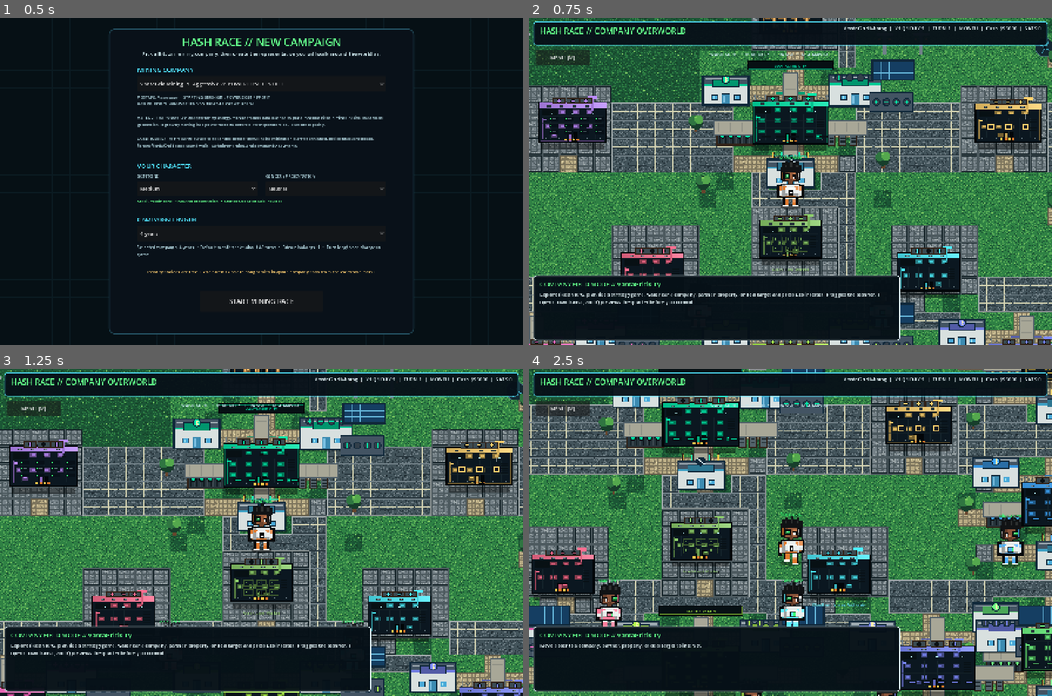
Above: before the commit, frames 1-4 (two rows, left to right).
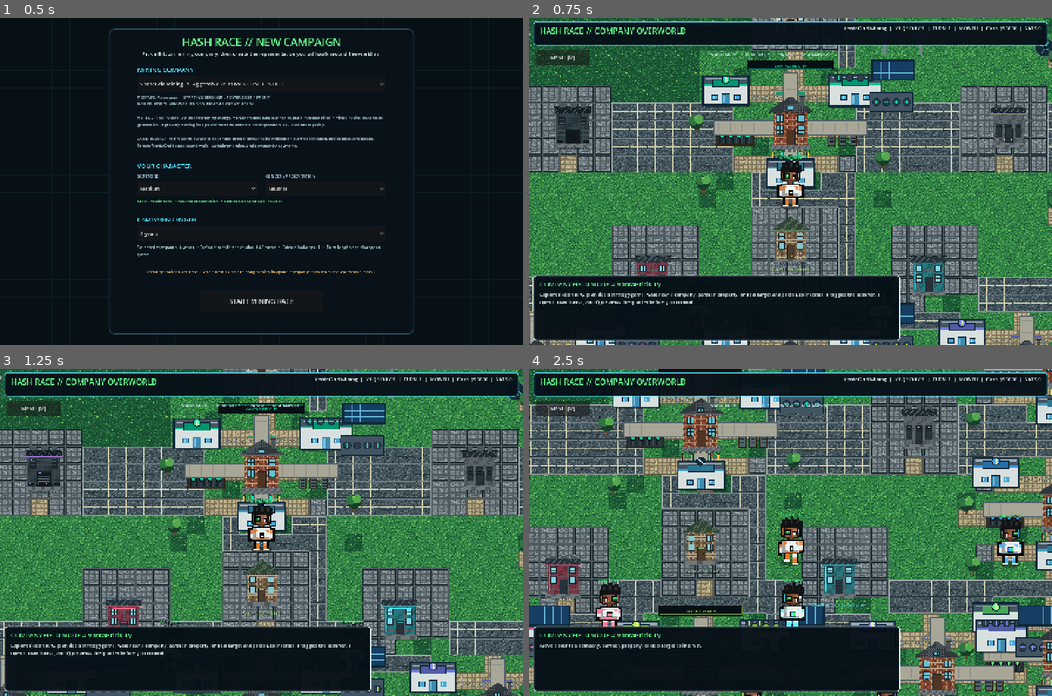
Above: after the commit, the same moments.

Repository: 1freetech/HashRace
Game: Godot game, scene res://scenes/campaign_setup.tscn
Same seed, same stepped clock (60 frames per second), same inputs: the game is played once before the commit and once after it.
Inputs (mouse positions are in pixels of both pictures, inside the frame that each line leads up to):
- Up to frame 1 (0.5 s): no input
- Up to frame 2 (0.75 s): click "START MINING RACE" at 0.5 s
- Up to frame 3 (1.25 s): no input
- Up to frame 4 (2.5 s): tap Enter at 1.25, 2.1 s; move the mouse to (905, 516) at 1.27 s; hold D 1.28-2.03 s; tap E at 1.35 s; click (905, 516) at 1.42 s; tap Space at 1.52, 2.27 s; move the mouse to (685, 548) at 2.02 s; hold S from 2.03 s (still down)

Frame 1 is identical in both runs. In frame 2, 9.9% of the frame differs, in the area x 0-100%, y 0-100%; in frame 3, 11%; in frame 4, 13%.

Commit message:
Hash Race v0.055 — procedural building renderer
Integrate code-generated detailed building facades into the live overworld, preserve wide spacing and clean labels, update the visual contract, and advance the game to v0.055.

Diff:
--- a/Godot/scenes/world.tscn
+++ b/Godot/scenes/world.tscn
@@ -1,7 +1,7 @@
 [gd_scene load_steps=3 format=3]
 
-; world_v053.gd -> world_character_detail.gd -> world_customization.gd -> world_texture_spacing.gd -> world_ui_compact.gd -> world_pixel_landscape.gd -> world_target_composition.gd -> world_player_sprite.gd -> world_visual_detail.gd -> world_company_effects.gd keeps the full mining simulation while adding wider building spacing, richer terrain texture, clean neon character labels, a playable cash-priced wardrobe and the new shared high-detail player/NPC pixel build.
-[ext_resource path="res://scripts/world_v053.gd" type="Script" id="1_world"]
+; world_v055.gd -> world_v053.gd -> world_character_detail.gd -> world_customization.gd -> world_texture_spacing.gd -> world_ui_compact.gd -> world_pixel_landscape.gd -> world_target_composition.gd -> world_player_sprite.gd -> world_visual_detail.gd -> world_company_effects.gd keeps the full mining simulation while adding wider building spacing, richer terrain texture, clean neon character labels, detailed player/NPC operators, and cached procedural building facades.
+[ext_resource path="res://scripts/world_v055.gd" type="Script" id="1_world"]
 [ext_resource path="res://scripts/live_treasury_controls.gd" type="Script" id="2_treasury"]
 
 [node name="HashRaceRPGStrategyWorld" type="Node2D"]
@@ -36,5 +36,5 @@
 offset_bottom = 500.0
 theme_override_colors/font_color = Color(0.745, 0.91, 0.94, 1)
 theme_override_font_sizes/font_size = 16
-text = "Building textured terrain, wider-spaced campuses, roads, water, mining facilities, detailed player/NPC operators, neon character labels and compact on-demand UI...\n\nIf this screen remains, the world controller failed to initialize."
+text = "Building textured terrain, wider-spaced campuses, roads, water, procedural detailed facilities, player/NPC operators, neon character labels and compact on-demand UI...\n\nIf this screen remains, the world controller failed to initialize."
 horizontal_alignment = 1
--- /dev/null
+++ b/Godot/scripts/procedural_building_renderer.gd
@@ -0,0 +1,285 @@
+extends RefCounted
+class_name HashRaceProceduralBuildingRenderer
+
+# Hash Race v0.055 procedural building renderer.
+# Creates crisp 96x128 RGBA facade textures in code. The design adapts the
+# supplied create_building_image() approach: masonry courses, pitched/flat
+# roofs, foundations, framed windows, doors, vents and per-building accents.
+
+const WIDTH: int = 96
+const HEIGHT: int = 128
+
+static func create_building_texture(accent: Color, style: String, seed: int = 0) -> ImageTexture:
+    return ImageTexture.create_from_image(create_building_image(accent, style, seed))
+
+static func create_building_image(accent: Color = Color("39ff75"), style: String = "hq", seed: int = 0) -> Image:
+    var img := Image.create(WIDTH, HEIGHT, false, Image.FORMAT_RGBA8)
+    img.fill(Color(0.0, 0.0, 0.0, 0.0))
+
+    var palette: Dictionary = _palette_for(style, accent)
+    _draw_ground_shadow(img)
+    _draw_foundation(img, palette["foundation"], palette["foundation_dark"])
+    _draw_wall(img, style, palette["wall"], palette["wall_dark"], palette["mortar"])
+    _draw_roof(img, style, palette["roof"], palette["roof_high"], accent, seed)
+    _draw_door(img, style, palette["door"], palette["frame"], accent)
+    _draw_windows_or_intakes(img, style, palette["glass"], palette["frame"], accent, seed)
+    _draw_style_details(img, style, accent, palette["frame"], seed)
+    return img
+
+static func _palette_for(style: String, accent: Color) -> Dictionary:
+    var palette := {
+        "wall": Color("8d4e32"),
+        "wall_dark": Color("6f3628"),
+        "mortar": Color("b8a487"),
+        "roof": Color("30383d"),
+        "roof_high": Color("59656b"),
+        "frame": Color("1c252a"),
+        "glass": Color("65bdd2"),
+        "foundation": Color("6e777b"),
+        "foundation_dark": Color("4e565a"),
+        "door": Color("4f3424")
+    }
+    match style:
+        "partner":
+            palette["wall"] = accent.darkened(0.50)
+            palette["wall_dark"] = accent.darkened(0.68)
+            palette["mortar"] = Color("76858b")
+            palette["roof"] = Color("263239")
+            palette["roof_high"] = Color("5f717a")
+            palette["glass"] = Color("7ed6e7")
+            palette["door"] = Color("263239")
+        "machine":
+            palette["wall"] = Color("314047")
+            palette["wall_dark"] = Color("1b282e")
+            palette["mortar"] = Color("617078")
+            palette["roof"] = Color("141f24")
+            palette["roof_high"] = Color("4f6068")
+            palette["glass"] = Color("39ff75")
+            palette["door"] = Color("11191d")
+        "power":
+            palette["wall"] = Color("59636a")
+            palette["wall_dark"] = Color("353f45")
+            palette["mortar"] = Color("7f8d93")
+            palette["roof"] = Color("202a2f")
+            palette["roof_high"] = Color("66757c")
+            palette["glass"] = Color("ffd36e")
+            palette["door"] = Color("242e33")
+        "bank":
+            palette["wall"] = Color("8d877d")
+            palette["wall_dark"] = Color("68635d")
+            palette["mortar"] = Color("b9b1a4")
+            palette["roof"] = Color("3a4146")
+            palette["roof_high"] = Color("6a7479")
+            palette["glass"] = Color("a4d6df")
+            palette["door"] = Color("4c3524")
+        "land":
+            palette["wall"] = Color("7d684c")
+            palette["wall_dark"] = Color("5d4b37")
+            palette["mortar"] = Color("b6a88d")
+            palette["roof"] = Color("314437")
+            palette["roof_high"] = Color("5d7d63")
+            palette["glass"] = Color("86c7cf")
+            palette["door"] = Color("4b3c2c")
+        _:
+            pass
+    return palette
+
+static func _draw_ground_shadow(img: Image) -> void:
+    var shadow := Color(0.09, 0.13, 0.15, 0.55)
+    for y in range(118, 124):
+        var inset: int = (y - 118) * 3
+        for x in range(7 + inset, 89 - inset):
+            if (x + y) % 2 == 0:
+                img.set_pixel(x, y, shadow)
+
+static func _draw_foundation(img: Image, base: Color, dark: Color) -> void:
+    for y in range(108, 120):
+        for x in range(8, 88):
+            img.set_pixel(x, y, base if (x + y) % 3 != 0 else dark)
+    for y in range(105, 109):
+        for x in range(34, 62):
+            img.set_pixel(x, y, base.lightened(0.10))
+
+static func _draw_wall(img: Image, style: String, wall: Color, wall_dark: Color, mortar: Color) -> void:
+    var masonry: bool = style in ["hq", "bank", "land"]
+    for y in range(40, 110):
+        for x in range(12, 84):
+            if masonry:
+                var row: int = int((y - 40) / 6)
+                var offset: int = 4 if row % 2 == 1 else 0
+                var is_mortar_y: bool = (y - 40) % 6 == 0
+                var is_mortar_x: bool = (x - 12 + offset) % 8 == 0
+                if is_mortar_x or is_mortar_y:
+                    img.set_pixel(x, y, mortar)
+                else:
+                    var brick_cell: int = int((x - 12 + offset) / 8) + row
+                    img.set_pixel(x, y, wall if brick_cell % 2 == 0 else wall_dark)
+            else:
+                var panel_line: bool = ((x - 12) % 12 == 0) or ((y - 40) % 10 == 0)
+                var fill_color: Color = wall if (x + y) % 5 != 0 else wall_dark
+                img.set_pixel(x, y, mortar.darkened(0.30) if panel_line else fill_color)
+
+static func _draw_roof(img: Image, style: String, roof: Color, roof_high: Color, accent: Color, seed: int) -> void:
+    if style in ["hq", "bank", "land"]:
+        for y in range(10, 43):
+            var half_width: int = mini(44, maxi(2, int(float(y - 8) * 1.45)))
+            var left: int = maxi(3, 48 - half_width)
+            var right: int = mini(92, 48 + half_width)
+            for x in range(left, right + 1):
+                img.set_pixel(x, y, roof_high if (x + y + seed) % 5 == 0 else roof)
+        for x in range(4, 92):
+            img.set_pixel(x, 42, roof_high)
+            if x % 2 == 0:
+                img.set_pixel(x, 43, Color("20292e"))
+        if style == "hq":
+            for y in range(9, 29):
+                for x in range(68, 77):
+                    img.set_pixel(x, y, Color("4a5257"))
+            for x in range(66, 79):
+                img.set_pixel(x, 8, Color("252d31"))
+                img.set_pixel(x, 9, Color("252d31"))
+    else:
+        for y in range(27, 43):
+            for x in range(7, 89):
+                img.set_pixel(x, y, roof_high if (x + y + seed) % 7 == 0 else roof)
+        for x in range(5, 91):
+            img.set_pixel(x, 27, Color("151e22"))
+            img.set_pixel(x, 42, accent.darkened(0.18))
+        for unit in range(3):
+            var ux: int = 19 + unit * 24
+            for y in range(19, 28):
+                for x in range(ux, ux + 12):
+                    img.set_pixel(x, y, Color("47565d"))
+            for x in range(ux + 2, ux + 10):
+                img.set_pixel(x, 20, Color("7d8d94"))
+
+static func _draw_door(img: Image, style: String, door: Color, frame: Color, accent: Color) -> void:
+    var left: int = 39
+    var right: int = 57
+    if style == "machine":
+        left = 32
+        right = 64
+    for y in range(78, 110):
+        for x in range(left + 1, right):
+            img.set_pixel(x, y, door)
+    for y in range(76, 110):
+        img.set_pixel(left, y, frame)
+        img.set_pixel(right, y, frame)
+    for x in range(left, right + 1):
+        img.set_pixel(x, 76, frame)
+    if style == "machine":
+        for y in range(82, 107, 5):
+            for x in range(left + 3, right - 2):
+                img.set_pixel(x, y, Color("5c6b72"))
+        for x in range(left + 4, left + 10):
+            img.set_pixel(x, 79, accent)
+    else:
+        img.set_pixel(right - 4, 94, Color("151a1d"))
+        img.set_pixel(right - 3, 94, Color("151a1d"))
+        img.set_pixel(right - 4, 95, Color("151a1d"))
+        for x in range(left + 3, right - 2):
+            img.set_pixel(x, 80, accent.darkened(0.12))
+
+static func _draw_windows_or_intakes(img: Image, style: String, glass: Color, frame: Color, accent: Color, seed: int) -> void:
+    if style == "power":
+        for cabinet in range(3):
+            var cx: int = 17 + cabinet * 23
+            for y in range(66, 99):
+                for x in range(cx, cx + 16):
+                    img.set_pixel(x, y, Color("26343a"))
+            for x in range(cx, cx + 16):
+                img.set_pixel(x, 66, frame)
+                img.set_pixel(x, 98, frame)
+            for y in range(66, 99):
+                img.set_pixel(cx, y, frame)
+                img.set_pixel(cx + 15, y, frame)
+            for slit in range(4):
+                var sy: int = 72 + slit * 5
+                for x in range(cx + 3, cx + 13):
+                    img.set_pixel(x, sy, Color("10191d"))
+            img.set_pixel(cx + 7, 69, accent)
+            img.set_pixel(cx + 8, 69, accent)
+        return
+
+    if style == "machine":
+        for box_x in [17, 65]:
+            for y in range(49, 69):
+                for x in range(box_x, box_x + 14):
+                    img.set_pixel(x, y, frame)
+            for y in range(52, 67, 4):
+                for x in range(box_x + 2, box_x + 12):
+                    img.set_pixel(x, y, Color("46585f"))
+            img.set_pixel(box_x + 3, 50, accent)
+        return
+
+    var windows: Array[Dictionary] = [
+        {"x": 18, "y": 70, "w": 16, "h": 18},
+        {"x": 62, "y": 70, "w": 16, "h": 18},
+        {"x": 18, "y": 48, "w": 16, "h": 16},
+        {"x": 62, "y": 48, "w": 16, "h": 16}
+    ]
+    if style == "hq":
+        windows.append({"x": 41, "y": 29, "w": 14, "h": 10})
+
+    for win in windows:
+        var wx: int = int(win["x"])
+        var wy: int = int(win["y"])
+        var ww: int = int(win["w"])
+        var wh: int = int(win["h"])
+        for y in range(wy, wy + wh):
+            for x in range(wx, wx + ww):
+                img.set_pixel(x, y, frame)
+        for y in range(wy + 2, wy + wh - 2):
+            for x in range(wx + 2, wx + ww - 2):
+                img.set_pixel(x, y, glass.lightened(0.20) if (x + y + seed) % 11 == 0 else glass)
+        var mid_x: int = wx + int(ww / 2)
+        var mid_y: int = wy + int(wh / 2)
+        for y in range(wy + 2, wy + wh - 2):
+            img.set_pixel(mid_x, y, frame)
+        for x in range(wx + 2, wx + ww - 2):
+            img.set_pixel(x, mid_y, frame)
+
+static func _draw_style_details(img: Image, style: String, accent: Color, frame: Color, seed: int) -> void:
+    match style:
+        "hq":
+            for box_x in [18, 62]:
+                for y in range(88, 92):
+                    for x in range(box_x, box_x + 16):
+                        img.set_pixel(x, y, Color("5d412a"))
+                for i in range(4):
+                    img.set_pixel(box_x + 3 + i * 3, 87, accent.darkened(0.35))
+                    img.set_pixel(box_x + 4 + i * 3, 86, accent)
+        "partner":
+            for y in range(47, 105):
+                img.set_pixel(16, y, accent)
+                img.set_pixel(17, y, accent.darkened(0.22))
+            for x in range(22, 74):
+                img.set_pixel(x, 47, accent.darkened(0.05))
+        "machine":
+            for rack in range(4):
+                var rx: int = 14 + rack * 19
+                for y in range(102, 107):
+                    for x in range(rx, rx + 13):
+                        img.set_pixel(x, y, Color("10181c"))
+                img.set_pixel(rx + 2, 103, accent)
+                img.set_pixel(rx + 3, 103, accent)
+        "power":
+            for x in range(13, 84, 8):
+                var stripe_on: bool = (int((x + seed) / 8) % 2) == 0
+                img.set_pixel(x, 103, accent if stripe_on else frame)
+                img.set_pixel(x + 1, 103, accent if stripe_on else frame)
+        "bank":
+            for column_x in [19, 31, 65, 77]:
+                for y in range(61, 109):
+                    img.set_pixel(column_x, y, Color("d0c7b7"))
+                    img.set_pixel(column_x + 1, y, Color("908a81"))
+            for x in range(14, 83):
+                img.set_pixel(x, 58, accent.darkened(0.30))
+                img.set_pixel(x, 59, accent.darkened(0.45))
+        "land":
+            for x in range(14, 83, 7):
+                img.set_pixel(x, 104, accent.darkened(0.12))
+                if x + 1 < 84:
+                    img.set_pixel(x + 1, 103, accent.lightened(0.10))
+        _:
+            pass
--- /dev/null
+++ b/Godot/scripts/world_v055.gd
@@ -0,0 +1,82 @@
+extends "res://scripts/world_v053.gd"
+
+# Hash Race v0.055 building-render pass.
+# Replaces flat facility blocks with cached procedural RGBA facades generated
+# from code. The existing v0.052 spacing and proximity-gated labels stay intact.
+
+const BuildingRenderer = preload("res://scripts/procedural_building_renderer.gd")
+const BUILDING_RENDER_REVISION: int = 1
+const BUILDING_TEXTURE_SIZE := Vector2i(96, 128)
+
+var building_texture_cache: Dictionary = {}
+
+func _ready() -> void:
+    super._ready()
+    texture_filter = CanvasItem.TEXTURE_FILTER_NEAREST
+    set_meta("hashrace_building_render_revision", BUILDING_RENDER_REVISION)
+    queue_redraw()
+
+func _building_texture(style: String, accent: Color, seed: int) -> Texture2D:
+    var key: String = "%s_%s_%d" % [style, accent.to_html(false), seed]
+    if building_texture_cache.has(key):
+        return building_texture_cache[key]
+    var texture: ImageTexture = BuildingRenderer.create_building_texture(accent, style, seed)
+    building_texture_cache[key] = texture
+    return texture
+
+func _draw_procedural_building(pos: Vector2, footprint: Vector2, style: String, accent: Color, seed: int) -> void:
+    var texture: Texture2D = _building_texture(style, accent, seed)
+    var draw_height: float = round(footprint.y * 1.45)
+    var draw_width: float = round(draw_height * (float(BUILDING_TEXTURE_SIZE.x) / float(BUILDING_TEXTURE_SIZE.y)))
+    var draw_pos: Vector2 = VisualStack.snap_to_pixel(pos + Vector2(-draw_width * 0.5, -draw_height * 0.58))
+    draw_texture_rect(texture, Rect2(draw_pos, Vector2(draw_width, draw_height)), false)
+
+func _draw_mining_hq(entity: Dictionary, idx: int) -> void:
+    var pos: Vector2 = entity["pos"]
+    var profile_idx: int = int(entity.get("profile_idx", company_idx))
+    var accent: Color = COMPANY_ACCENTS[profile_idx]
+    if String(entity["kind"]) == "rival" and bool(rivals[int(entity["rival_idx"])]["merged"]):
+        accent = Color("657078")
+    _selection_ring(pos, idx, 122.0)
+    _draw_procedural_building(pos, Vector2(208.0, 118.0), "hq", accent, profile_idx + 7)
+    _draw_building_name(entity, idx, accent, 82.0, 230.0)
+
+func _draw_partner_building(entity: Dictionary, idx: int) -> void:
+    var pos: Vector2 = entity["pos"]
+    var partner_idx: int = int(entity["partner_idx"])
+    var accent: Color = PARTNER_ACCENTS[partner_idx]
+    _selection_ring(pos, idx, 106.0)
+    _draw_procedural_building(pos, Vector2(170.0, 104.0), "partner", accent, partner_idx + 31)
+    _draw_building_name(entity, idx, accent, 76.0, 210.0)
+
+func _draw_machine_market(entity: Dictionary, idx: int) -> void:
+    var pos: Vector2 = entity["pos"]
+    var accent := Color("bd8cff")
+    _selection_ring(pos, idx, 106.0)
+    _draw_procedural_building(pos, Vector2(184.0, 108.0), "machine", accent, 51)
+    _draw_building_name(entity, idx, accent, 79.0, 224.0)
+
+func _draw_power_building(entity: Dictionary, idx: int) -> void:
+    var pos: Vector2 = entity["pos"]
+    var accent := Color("ffd36e")
+    _selection_ring(pos, idx, 106.0)
+    _draw_procedural_building(pos, Vector2(180.0, 104.0), "power", accent, 63)
+    _draw_building_name(entity, idx, accent, 77.0, 224.0)
+
+func _draw_bank_building(entity: Dictionary, idx: int) -> void:
+    var pos: Vector2 = entity["pos"]
+    var accent: Color = ORANGE
+    _selection_ring(pos, idx, 104.0)
+    _draw_procedural_building(pos, Vector2(168.0, 108.0), "bank", accent, 79)
+    _draw_building_name(entity, idx, accent, 79.0, 224.0)
+
+func _draw_land_building(entity: Dictionary, idx: int) -> void:
+    var pos: Vector2 = entity["pos"]
+    var accent := Color("8ed06c")
+    _selection_ring(pos, idx, 104.0)
+    _draw_procedural_building(pos, Vector2(166.0, 102.0), "land", accent, 91)
+    _draw_building_name(entity, idx, accent, 75.0, 218.0)
+
+func debug_procedural_building_render_ready() -> bool:
+    var probe: Image = BuildingRenderer.create_building_image(Color("39ff75"), "hq", 1)
+    return BUILDING_RENDER_REVISION >= 1 and probe.get_width() == BUILDING_TEXTURE_SIZE.x and probe.get_height() == BUILDING_TEXTURE_SIZE.y
